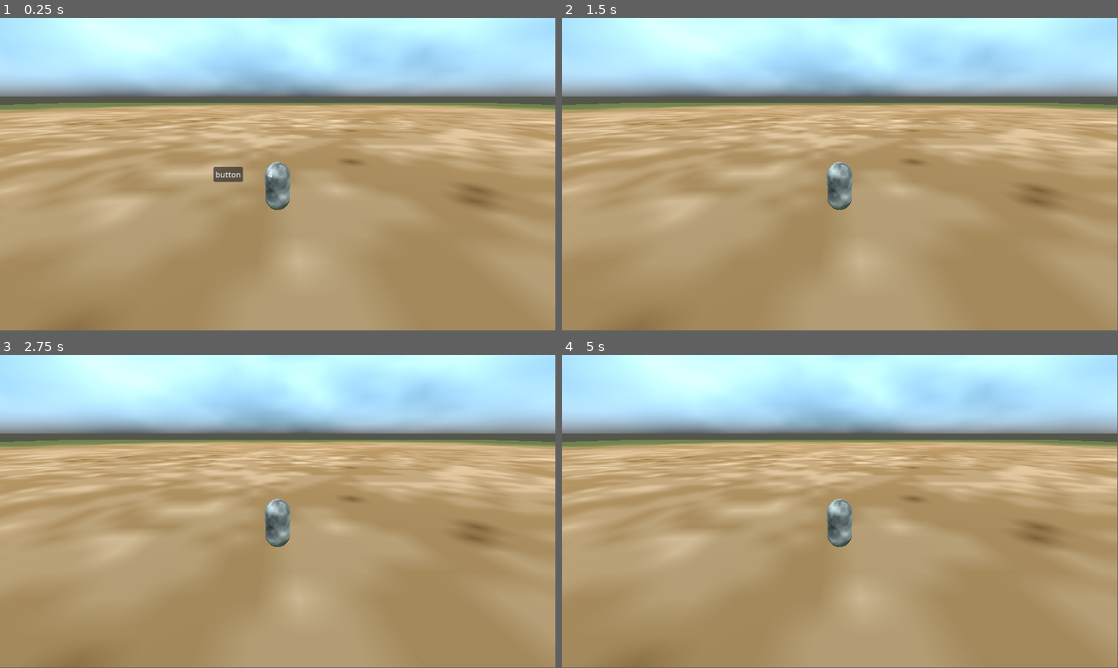
Above: before the commit, frames 1-4 (two rows, left to right).
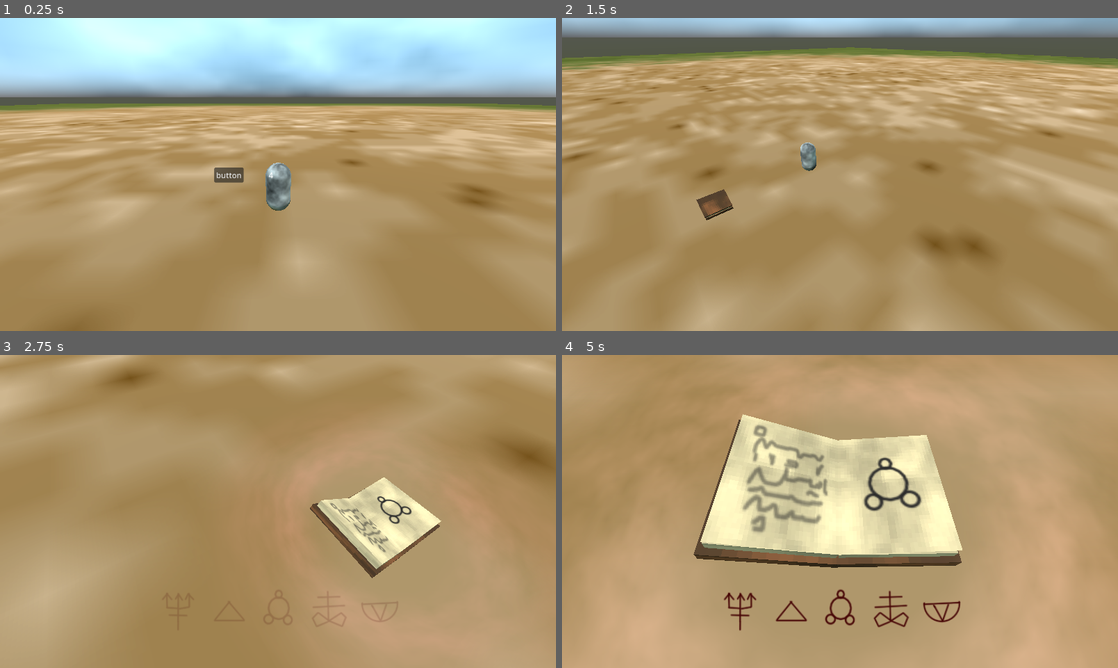
Above: after the commit, the same moments.

Repository: ludovino/BuiltToScale2024
Game: Godot game, scene res://battle/battle_scene.tscn
The game is run twice, just before and just after one commit, with the same random seed, the same clock (stepped at 60 frames per second) and the same inputs.
Inputs:
- Up to frame 1 (0.25 s): no input
- Up to frame 2 (1.5 s): click "button" at 0.5 s; tap Enter (ui_accept) at 1.25, 1.35 s; hold Right (ui_right) from 1.28 s (still down)
- Up to frame 3 (2.75 s): tap Enter (ui_accept) at 1.52, 1.82, 2.1, 2.27, 2.57 s; release Right (ui_right) at 2.03 s; hold Left (ui_left) from 2.03 s (still down)
- Up to frame 4 (5 s): release Left (ui_left) at 2.78 s; hold Right (ui_right) 2.78-4.28 s; tap Enter (ui_accept) at 2.85, 3.6, 3.77, 4.07, 4.35, 4.52, 4.82 s; hold Left (ui_left) from 4.28 s (still down)
In our replay, the window is 799x449 before the commit and 800x450 after it. These sizes can differ from the game's own. Grey fills any space a smaller window leaves; there, only what the larger window draws over its background counts as a difference.

The runs differ from the first frame. In frame 1, 2.9% of the frame differs, in the area x 0-100%, y 0-100%; in frame 2, 55%; in frame 3, 58%; in frame 4, 66%.

Commit message:
rune book working

Diff:
--- a/battle/battle_scene.tscn
+++ b/battle/battle_scene.tscn
@@ -1,8 +1,9 @@
-[gd_scene load_steps=15 format=3 uid="uid://yavtuvbed3fv"]
+[gd_scene load_steps=16 format=3 uid="uid://yavtuvbed3fv"]
 
 [ext_resource type="Script" path="res://global_scripts/battle.gd" id="1_gisox"]
 [ext_resource type="PackedScene" uid="uid://dndy3wxgd4f41" path="res://example/push_the_button.tscn" id="2_rpkcf"]
 [ext_resource type="Texture2D" uid="uid://ymeav3v4k8rf" path="res://battle/textures/grasstemp.png" id="3_6htwh"]
+[ext_resource type="PackedScene" uid="uid://c4d183i5t76i2" path="res://rune_book/scenes/rune_book.tscn" id="4_gm582"]
 
 [sub_resource type="FastNoiseLite" id="FastNoiseLite_cpqc4"]
 noise_type = 5
@@ -51,6 +52,8 @@
 
 [sub_resource type="StandardMaterial3D" id="StandardMaterial3D_iel6c"]
 albedo_texture = ExtResource("3_6htwh")
+metallic_specular = 0.0
+distance_fade_max_distance = 11.45
 
 [sub_resource type="PlaneMesh" id="PlaneMesh_tk1tq"]
 material = SubResource("StandardMaterial3D_iel6c")
@@ -58,7 +61,7 @@
 
 [node name="Battle" type="Node3D"]
 script = ExtResource("1_gisox")
-minigame_scenes = Array[PackedScene]([ExtResource("2_rpkcf")])
+minigame_scenes = Array[PackedScene]([ExtResource("2_rpkcf"), ExtResource("4_gm582")])
 
 [node name="MeshInstance3D" type="MeshInstance3D" parent="."]
 transform = Transform3D(1, 0, 0, 0, 1, 0, 0, 0, 1, 0, 1, 0)
--- a/project.godot
+++ b/project.godot
@@ -19,6 +19,10 @@
 
 gdscript/warnings/untyped_declaration=1
 
+[display]
+
+window/stretch/mode="viewport"
+
 [rendering]
 
 renderer/rendering_method="gl_compatibility"
--- /dev/null
+++ b/rune_book/materials/page_material.tres
@@ -0,0 +1,20 @@
+[gd_resource type="StandardMaterial3D" load_steps=4 format=3 uid="uid://ccmioh5nfsc2n"]
+
+[sub_resource type="Gradient" id="Gradient_pd0pq"]
+colors = PackedColorArray(0.91, 0.78624, 0.6006, 1, 0.6, 0.5184, 0.396, 1)
+
+[sub_resource type="FastNoiseLite" id="FastNoiseLite_j5oms"]
+frequency = 0.0447
+
+[sub_resource type="NoiseTexture2D" id="NoiseTexture2D_ny00i"]
+width = 32
+height = 32
+seamless = true
+color_ramp = SubResource("Gradient_pd0pq")
+noise = SubResource("FastNoiseLite_j5oms")
+
+[resource]
+cull_mode = 2
+albedo_texture = SubResource("NoiseTexture2D_ny00i")
+metallic_specular = 0.0
+texture_filter = 0
--- /dev/null
+++ b/rune_book/page.gd
@@ -0,0 +1,8 @@
+class_name Page
+extends Node3D
+
+
+@onready var rune_sprite := $PageMesh/Rune
+
+func set_rune(rune: Rune) -> void:
+	rune_sprite.texture = rune.texture
--- /dev/null
+++ b/rune_book/resources/bident.tres
@@ -0,0 +1,9 @@
+[gd_resource type="Resource" script_class="Rune" load_steps=3 format=3 uid="uid://dnll1dncrly5h"]
+
+[ext_resource type="Script" path="res://rune_book/rune.gd" id="1_lx0j4"]
+[ext_resource type="Texture2D" uid="uid://d133oq0e7688x" path="res://rune_book/textures/bident.png" id="2_dbg6v"]
+
+[resource]
+script = ExtResource("1_lx0j4")
+texture = ExtResource("2_dbg6v")
+id = 0
--- /dev/null
+++ b/rune_book/resources/bismuth.tres
@@ -0,0 +1,9 @@
+[gd_resource type="Resource" script_class="Rune" load_steps=3 format=3 uid="uid://c6c13x3h2ilon"]
+
+[ext_resource type="Script" path="res://rune_book/rune.gd" id="1_uarmf"]
+[ext_resource type="Texture2D" uid="uid://btyv46vceehsa" path="res://rune_book/textures/bismuth.png" id="2_2p0ii"]
+
+[resource]
+script = ExtResource("1_uarmf")
+texture = ExtResource("2_2p0ii")
+id = 1
--- /dev/null
+++ b/rune_book/resources/brimstone.tres
@@ -0,0 +1,9 @@
+[gd_resource type="Resource" script_class="Rune" load_steps=3 format=3 uid="uid://wmex7uw4sa1k"]
+
+[ext_resource type="Script" path="res://rune_book/rune.gd" id="1_rca24"]
+[ext_resource type="Texture2D" uid="uid://cg5fp1hxvcs2" path="res://rune_book/textures/brimstone.png" id="2_f4q8u"]
+
+[resource]
+script = ExtResource("1_rca24")
+texture = ExtResource("2_f4q8u")
+id = 2
--- /dev/null
+++ b/rune_book/resources/crucible.tres
@@ -0,0 +1,9 @@
+[gd_resource type="Resource" script_class="Rune" load_steps=3 format=3 uid="uid://c5q8la20qtwnl"]
+
+[ext_resource type="Script" path="res://rune_book/rune.gd" id="1_ln11s"]
+[ext_resource type="Texture2D" uid="uid://bdto7q7gjmnka" path="res://rune_book/textures/crucible.png" id="2_whjbf"]
+
+[resource]
+script = ExtResource("1_ln11s")
+texture = ExtResource("2_whjbf")
+id = 3
--- /dev/null
+++ b/rune_book/resources/fire.tres
@@ -0,0 +1,9 @@
+[gd_resource type="Resource" script_class="Rune" load_steps=3 format=3 uid="uid://cnu032exj670a"]
+
+[ext_resource type="Script" path="res://rune_book/rune.gd" id="1_w4jfm"]
+[ext_resource type="Texture2D" uid="uid://bc82bki187fvg" path="res://rune_book/textures/fire.png" id="2_q3bo8"]
+
+[resource]
+script = ExtResource("1_w4jfm")
+texture = ExtResource("2_q3bo8")
+id = 4
--- /dev/null
+++ b/rune_book/resources/flame_shader.tres
@@ -0,0 +1,36 @@
+[gd_resource type="Shader" format=3 uid="uid://c2d0sajhsiy0r"]
+
+[resource]
+code = "// NOTE: Shader automatically converted from Godot Engine 4.3.stable's StandardMaterial3D.
+
+shader_type spatial;
+render_mode blend_mix, depth_draw_opaque, cull_disabled, diffuse_burley, specular_schlick_ggx;
+
+uniform vec4 albedo : source_color;
+
+uniform sampler2D texture_gradient: source_color, filter_linear_mipmap, repeat_enable;
+uniform sampler2D texture_noise : source_color, filter_linear_mipmap, repeat_enable;
+uniform float point_size : hint_range(0.1, 128.0, 0.1);
+uniform float time_scale : hint_range(0.1, 1.0, 0.1);
+uniform vec3 uv1_scale;
+uniform vec3 uv1_offset;
+uniform vec3 uv2_scale;
+uniform vec3 uv2_offset;
+
+void vertex() {
+	UV = UV * uv1_scale.xy + uv1_offset.xy;
+}
+
+void fragment() {
+	vec2 base_uv = UV + TIME * time_scale;
+	float noise_tex = texture(texture_noise, base_uv).r;
+	float grad_tex = texture(texture_gradient, UV).r;
+	ALBEDO = albedo.rgb;
+	ALPHA = noise_tex * grad_tex * albedo.a;
+	METALLIC = 0.0;
+	SPECULAR = 0.0;
+
+	vec4 roughness_texture_channel = vec4(1.0, 0.0, 0.0, 0.0);
+	ROUGHNESS = 1.0;
+}
+"
--- /dev/null
+++ b/rune_book/resources/phlogiston.tres
@@ -0,0 +1,9 @@
+[gd_resource type="Resource" script_class="Rune" load_steps=3 format=3 uid="uid://dh6tl0b303n1u"]
+
+[ext_resource type="Script" path="res://rune_book/rune.gd" id="1_tai80"]
+[ext_resource type="Texture2D" uid="uid://y42gd68y7nds" path="res://rune_book/textures/phlogiston.png" id="2_ep02m"]
+
+[resource]
+script = ExtResource("1_tai80")
+texture = ExtResource("2_ep02m")
+id = 5
--- /dev/null
+++ b/rune_book/resources/silver.tres
@@ -0,0 +1,9 @@
+[gd_resource type="Resource" script_class="Rune" load_steps=3 format=3 uid="uid://uiurst1rs53i"]
+
+[ext_resource type="Script" path="res://rune_book/rune.gd" id="1_n6r3x"]
+[ext_resource type="Texture2D" uid="uid://bkjjj33ikgd2b" path="res://rune_book/textures/silver.png" id="2_7ge80"]
+
+[resource]
+script = ExtResource("1_n6r3x")
+texture = ExtResource("2_7ge80")
+id = 6
--- /dev/null
+++ b/rune_book/rune.gd
@@ -0,0 +1,5 @@
+class_name Rune
+extends Resource
+
+@export var texture : Texture2D
+@export var id : int
--- /dev/null
+++ b/rune_book/rune_book.gd
@@ -0,0 +1,104 @@
+class_name RuneBook
+extends Minigame
+
+@export var runes: Array[Rune]
+@export var page_scene: PackedScene
+@export var desired_ui: Array[TextureRect]
+@export var deactivated_color: Color
+@export var activated_color: Color
+@onready var page_parent := $Book/BackCover
+@export var can_play = false
+
+var pages: Array[Page] = []
+var desired: Array[int] = []
+var current_page = 0
+var desired_index = 0
+
+# Called when the node enters the scene tree for the first time.
+func _ready() -> void:
+	current_page = 0
+	pages.clear()
+	desired.clear()
+	desired_index = 0
+	runes.shuffle()
+	for rune in runes:
+		var page = page_scene.instantiate() as Page
+		pages.append(page)
+		page_parent.add_child(page)
+		page.set_rune(rune)
+		page.visible = false
+	pages[0].visible = true
+
+	for i in range(5):
+		var rand_idx = randi_range(0, runes.size() - 1)
+		desired.append(rand_idx)
+		desired_ui[i].texture = runes[rand_idx].texture
+
+	reset_desired()
+
+func _process(delta: float) -> void:
+	if not can_play:
+		return
+	if Input.is_action_just_pressed("ui_left"):
+		prev_page()
+	if Input.is_action_just_pressed("ui_right"):
+		next_page()
+	if Input.is_action_just_pressed("ui_accept"):
+		activate()
+
+func next_page() -> void:
+	if current_page >= runes.size() - 1:
+		return
+	var tween = get_tree().create_tween()
+	var current = pages[current_page]
+
+	tween.tween_property(current, "rotation:z", deg_to_rad(-150.0), 0.3)
+	var prev: Page
+
+	if current_page >= 1:
+		prev = pages[current_page - 1]
+		tween.parallel()
+		tween.tween_interval(0.29)
+		tween.tween_callback(_hide_page.bind(prev))
+
+	current_page += 1
+	pages[current_page].visible = true
+	print(current_page)
+
+func prev_page() -> void:
+	if current_page <= 0:
+		return
+	var next = pages[current_page]
+	var current = pages[current_page - 1]
+	var prev: Page
+	if current_page > 1:
+		prev = pages[current_page - 2]
+		prev.visible = true
+	var tween = get_tree().create_tween()
+	tween.tween_property(current, "rotation:z", 0.0, 0.3)
+
+	var hideTween = get_tree().create_tween()
+	hideTween.tween_interval(0.29)
+	hideTween.tween_callback(_hide_page.bind(next))
+
+	current_page -= 1
+	print(current_page)
+
+func activate() -> void:
+	print(current_page)
+	if current_page != desired[desired_index]:
+		reset_desired()
+		desired_index = 0
+		return
+	if current_page == desired[desired_index]:
+		desired_ui[desired_index].modulate = activated_color
+	if desired_index == desired.size() - 1:
+		succeeded.emit()
+	desired_index += 1
+
+func reset_desired():
+	for rect in desired_ui:
+		rect.modulate = deactivated_color
+
+func _hide_page(page: Page) -> void:
+	page.visible = false
--- /dev/null
+++ b/rune_book/scenes/page.tscn
@@ -0,0 +1,36 @@
+[gd_scene load_steps=6 format=3 uid="uid://soc1hdsdd18s"]
+
+[ext_resource type="Script" path="res://rune_book/page.gd" id="1_pfngr"]
+[ext_resource type="Material" uid="uid://ccmioh5nfsc2n" path="res://rune_book/materials/page_material.tres" id="2_vye4o"]
+[ext_resource type="Texture2D" uid="uid://cg5fp1hxvcs2" path="res://rune_book/textures/brimstone.png" id="3_wohiu"]
+[ext_resource type="Texture2D" uid="uid://c1bnjg3fo2s75" path="res://rune_book/textures/scribbles.png" id="4_fyjb8"]
+
+[sub_resource type="QuadMesh" id="QuadMesh_2ox7u"]
+material = ExtResource("2_vye4o")
+size = Vector2(0.9, 1.2)
+subdivide_width = 2
+subdivide_depth = 2
+orientation = 1
+
+[node name="Page" type="Node3D"]
+transform = Transform3D(0.998064, 0.0621983, 0, -0.0621983, 0.998064, 0, 0, 0, 1, 0.448229, 0.134736, 0)
+script = ExtResource("1_pfngr")
+
+[node name="PageMesh" type="MeshInstance3D" parent="."]
+transform = Transform3D(1, 0, 0, 0, 1, 0, 0, 0, 1, -0.448229, 0, 0)
+mesh = SubResource("QuadMesh_2ox7u")
+skeleton = NodePath("../..")
+
+[node name="Rune" type="Sprite3D" parent="PageMesh"]
+transform = Transform3D(1.2, 0, 0, 0, 1.2, 0, 0, 0, 1.2, 0, 0.00127277, 0)
+flip_v = true
+modulate = Color(0.171039, 0.171039, 0.171039, 1)
+axis = 1
+texture = ExtResource("3_wohiu")
+
+[node name="PageBack" type="Sprite3D" parent="PageMesh"]
+transform = Transform3D(1.2, 0, 0, 0, 1.2, 0, 0, 0, 1.7, 0, -0.00474873, 0)
+flip_v = true
+modulate = Color(0.17, 0.17, 0.17, 0.498039)
+axis = 1
+texture = ExtResource("4_fyjb8")
--- /dev/null
+++ b/rune_book/scenes/rune_book.tscn
@@ -0,0 +1,338 @@
+[gd_scene load_steps=33 format=3 uid="uid://c4d183i5t76i2"]
+
+[ext_resource type="Script" path="res://rune_book/rune_book.gd" id="1_vep1a"]
+[ext_resource type="Script" path="res://rune_book/rune.gd" id="2_1k8ss"]
+[ext_resource type="Resource" uid="uid://dnll1dncrly5h" path="res://rune_book/resources/bident.tres" id="3_jsj61"]
+[ext_resource type="Resource" uid="uid://c6c13x3h2ilon" path="res://rune_book/resources/bismuth.tres" id="4_j4ktq"]
+[ext_resource type="Resource" uid="uid://wmex7uw4sa1k" path="res://rune_book/resources/brimstone.tres" id="5_t4wti"]
+[ext_resource type="Resource" uid="uid://c5q8la20qtwnl" path="res://rune_book/resources/crucible.tres" id="6_3h36n"]
+[ext_resource type="Resource" uid="uid://cnu032exj670a" path="res://rune_book/resources/fire.tres" id="7_nwl4n"]
+[ext_resource type="Resource" uid="uid://dh6tl0b303n1u" path="res://rune_book/resources/phlogiston.tres" id="8_gltcr"]
+[ext_resource type="Resource" uid="uid://uiurst1rs53i" path="res://rune_book/resources/silver.tres" id="9_8fhd1"]
+[ext_resource type="Texture2D" uid="uid://d133oq0e7688x" path="res://rune_book/textures/bident.png" id="10_5nxli"]
+[ext_resource type="PackedScene" uid="uid://soc1hdsdd18s" path="res://rune_book/scenes/page.tscn" id="10_cumjc"]
+[ext_resource type="Texture2D" uid="uid://cg5fp1hxvcs2" path="res://rune_book/textures/brimstone.png" id="11_pqii8"]
+[ext_resource type="Texture2D" uid="uid://bdto7q7gjmnka" path="res://rune_book/textures/crucible.png" id="12_tv28g"]
+[ext_resource type="Texture2D" uid="uid://bc82bki187fvg" path="res://rune_book/textures/fire.png" id="13_4chb2"]
+[ext_resource type="Texture2D" uid="uid://y42gd68y7nds" path="res://rune_book/textures/phlogiston.png" id="14_6xija"]
+[ext_resource type="Material" uid="uid://ccmioh5nfsc2n" path="res://rune_book/materials/page_material.tres" id="15_kyniu"]
+[ext_resource type="Shader" uid="uid://c2d0sajhsiy0r" path="res://rune_book/resources/flame_shader.tres" id="17_6idph"]
+
+[sub_resource type="Gradient" id="Gradient_yask8"]
+offsets = PackedFloat32Array(0.107143, 0.761905, 1)
+colors = PackedColorArray(0, 0, 0, 1, 1, 1, 1, 1, 0, 0, 0, 1)
+
+[sub_resource type="GradientTexture2D" id="GradientTexture2D_5gcde"]
+gradient = SubResource("Gradient_yask8")
+fill_to = Vector2(0, 0.489474)
+
+[sub_resource type="FastNoiseLite" id="FastNoiseLite_3apjx"]
+noise_type = 0
+frequency = 0.0271
+fractal_octaves = 3
+fractal_lacunarity = 5.0
+
+[sub_resource type="NoiseTexture2D" id="NoiseTexture2D_swkv3"]
+width = 128
+height = 128
+seamless = true
+noise = SubResource("FastNoiseLite_3apjx")
+
+[sub_resource type="ShaderMaterial" id="ShaderMaterial_ovc44"]
+render_priority = 0
+shader = ExtResource("17_6idph")
+shader_parameter/albedo = Color(1, 0.44, 0.44, 1)
+shader_parameter/point_size = 1.0
+shader_parameter/time_scale = 0.1
+shader_parameter/uv1_scale = Vector3(1, 1, 1)
+shader_parameter/uv1_offset = Vector3(0, 0, 0)
+shader_parameter/uv2_scale = Vector3(1, 1, 1)
+shader_parameter/uv2_offset = Vector3(0, 0, 0)
+shader_parameter/texture_gradient = SubResource("GradientTexture2D_5gcde")
+shader_parameter/texture_noise = SubResource("NoiseTexture2D_swkv3")
+
+[sub_resource type="CylinderMesh" id="CylinderMesh_qg6dg"]
+material = SubResource("ShaderMaterial_ovc44")
+top_radius = 3.0
+bottom_radius = 1.0
+height = 1.0
+radial_segments = 16
+cap_top = false
+cap_bottom = false
+
+[sub_resource type="Gradient" id="Gradient_ol145"]
+offsets = PackedFloat32Array(0, 0.595238, 1)
+colors = PackedColorArray(0.592157, 0.345098, 0.207843, 1, 0.31, 0.20956, 0.1426, 1, 0.27, 0.18576, 0.1404, 1)
+
+[sub_resource type="FastNoiseLite" id="FastNoiseLite_l1jhr"]
+frequency = 0.0447
+
+[sub_resource type="NoiseTexture2D" id="NoiseTexture2D_s1pyt"]
+width = 32
+height = 32
+seamless = true
+color_ramp = SubResource("Gradient_ol145")
+noise = SubResource("FastNoiseLite_l1jhr")
+
+[sub_resource type="StandardMaterial3D" id="StandardMaterial3D_44dbe"]
+albedo_texture = SubResource("NoiseTexture2D_s1pyt")
+metallic_specular = 0.0
+texture_filter = 0
+
+[sub_resource type="BoxMesh" id="BoxMesh_hkhim"]
+material = SubResource("StandardMaterial3D_44dbe")
+size = Vector3(1, 0.1, 1.3)
+
+[sub_resource type="BoxMesh" id="BoxMesh_eor6s"]
+material = ExtResource("15_kyniu")
+size = Vector3(0.9, 0.1, 1.2)
+
+[sub_resource type="Animation" id="Animation_ag706"]
+resource_name = "intro"
+length = 3.0
+tracks/0/type = "value"
+tracks/0/imported = false
+tracks/0/enabled = true
+tracks/0/path = NodePath("Camera3D:position")
+tracks/0/interp = 1
+tracks/0/loop_wrap = true
+tracks/0/keys = {
+"times": PackedFloat32Array(0.6, 3),
+"transitions": PackedFloat32Array(-2, 1),
+"update": 0,
+"values": [Vector3(10.6418, 7.80265, 6.40029), Vector3(0.44524, 1.69461, 4.85705)]
+}
+tracks/1/type = "value"
+tracks/1/imported = false
+tracks/1/enabled = true
+tracks/1/path = NodePath("Camera3D:rotation")
+tracks/1/interp = 1
+tracks/1/loop_wrap = true
+tracks/1/keys = {
+"times": PackedFloat32Array(0.6, 3),
+"transitions": PackedFloat32Array(-2, 1),
+"update": 0,
+"values": [Vector3(-0.574176, 0.748719, 0), Vector3(-1.0716, 3.12673, 0)]
+}
+tracks/2/type = "value"
+tracks/2/imported = false
+tracks/2/enabled = true
+tracks/2/path = NodePath("CenterContainer:modulate")
+tracks/2/interp = 1
+tracks/2/loop_wrap = true
+tracks/2/keys = {
+"times": PackedFloat32Array(0.6, 2, 3),
+"transitions": PackedFloat32Array(1, 1, 1),
+"update": 0,
+"values": [Color(1, 1, 1, 0), Color(1, 1, 1, 0), Color(1, 1, 1, 1)]
+}
+tracks/3/type = "value"
+tracks/3/imported = false
+tracks/3/enabled = true
+tracks/3/path = NodePath("Glow:mesh:material:shader_parameter/albedo")
+tracks/3/interp = 1
+tracks/3/loop_wrap = true
+tracks/3/keys = {
+"times": PackedFloat32Array(0.6, 1, 3),
+"transitions": PackedFloat32Array(1, 1, 1),
+"update": 0,
+"values": [Color(0.4, 0, 0.0666668, 0), Color(1, 0.44, 0.44, 0), Color(0.99642, 0.608395, 0.490687, 0.619608)]
+}
+tracks/4/type = "value"
+tracks/4/imported = false
+tracks/4/enabled = true
+tracks/4/path = NodePath("Book/BackCover/FrontCoverPivot:rotation")
+tracks/4/interp = 1
+tracks/4/loop_wrap = true
+tracks/4/keys = {
+"times": PackedFloat32Array(0.6, 2.3),
+"transitions": PackedFloat32Array(1, 1),
+"update": 0,
+"values": [Vector3(0, 0, -0.0767945), Vector3(0, 0, -2.81265)]
+}
+tracks/5/type = "value"
+tracks/5/imported = false
+tracks/5/enabled = true
+tracks/5/path = NodePath(".:can_play")
+tracks/5/interp = 1
+tracks/5/loop_wrap = true
+tracks/5/keys = {
+"times": PackedFloat32Array(0.6, 3),
+"transitions": PackedFloat32Array(1, 1),
+"update": 1,
+"values": [false, true]
+}
+
+[sub_resource type="Animation" id="Animation_0l1dq"]
+length = 0.001
+tracks/0/type = "value"
+tracks/0/imported = false
+tracks/0/enabled = true
+tracks/0/path = NodePath("Camera3D:position")
+tracks/0/interp = 1
+tracks/0/loop_wrap = true
+tracks/0/keys = {
+"times": PackedFloat32Array(0),
+"transitions": PackedFloat32Array(1),
+"update": 0,
+"values": [Vector3(10.6418, 7.80265, 6.40029)]
+}
+tracks/1/type = "value"
+tracks/1/imported = false
+tracks/1/enabled = true
+tracks/1/path = NodePath("Camera3D:rotation")
+tracks/1/interp = 1
+tracks/1/loop_wrap = true
+tracks/1/keys = {
+"times": PackedFloat32Array(0),
+"transitions": PackedFloat32Array(1),
+"update": 0,
+"values": [Vector3(-0.574176, 0.748719, 0)]
+}
+tracks/2/type = "value"
+tracks/2/imported = false
+tracks/2/enabled = true
+tracks/2/path = NodePath("CenterContainer:modulate")
+tracks/2/interp = 1
+tracks/2/loop_wrap = true
+tracks/2/keys = {
+"times": PackedFloat32Array(0),
+"transitions": PackedFloat32Array(1),
+"update": 0,
+"values": [Color(1, 1, 1, 0)]
+}
+tracks/3/type = "value"
+tracks/3/imported = false
+tracks/3/enabled = true
+tracks/3/path = NodePath("Glow:mesh:material:shader_parameter/albedo")
+tracks/3/interp = 1
+tracks/3/loop_wrap = true
+tracks/3/keys = {
+"times": PackedFloat32Array(0),
+"transitions": PackedFloat32Array(1),
+"update": 0,
+"values": [Color(1, 0.44, 0.44, 1)]
+}
+tracks/4/type = "value"
+tracks/4/imported = false
+tracks/4/enabled = true
+tracks/4/path = NodePath("Book/BackCover/FrontCoverPivot:rotation")
+tracks/4/interp = 1
+tracks/4/loop_wrap = true
+tracks/4/keys = {
+"times": PackedFloat32Array(0),
+"transitions": PackedFloat32Array(1),
+"update": 0,
+"values": [Vector3(0, 0, -2.81265)]
+}
+tracks/5/type = "value"
+tracks/5/imported = false
+tracks/5/enabled = true
+tracks/5/path = NodePath(".:can_play")
+tracks/5/interp = 1
+tracks/5/loop_wrap = true
+tracks/5/keys = {
+"times": PackedFloat32Array(0),
+"transitions": PackedFloat32Array(1),
+"update": 1,
+"values": [false]
+}
+
+[sub_resource type="AnimationLibrary" id="AnimationLibrary_ix4c3"]
+_data = {
+"RESET": SubResource("Animation_0l1dq"),
+"intro": SubResource("Animation_ag706")
+}
+
+[node name="RuneBook" type="Node3D" node_paths=PackedStringArray("desired_ui")]
+script = ExtResource("1_vep1a")
+runes = Array[ExtResource("2_1k8ss")]([ExtResource("3_jsj61"), ExtResource("4_j4ktq"), ExtResource("5_t4wti"), ExtResource("6_3h36n"), ExtResource("7_nwl4n"), ExtResource("8_gltcr"), ExtResource("9_8fhd1")])
+page_scene = ExtResource("10_cumjc")
+desired_ui = [NodePath("CenterContainer/DesiredContainer/TextureRect"), NodePath("CenterContainer/DesiredContainer/TextureRect2"), NodePath("CenterContainer/DesiredContainer/TextureRect3"), NodePath("CenterContainer/DesiredContainer/TextureRect4"), NodePath("CenterContainer/DesiredContainer/TextureRect5")]
+deactivated_color = Color(0.27, 0.0162, 0.0162, 1)
+activated_color = Color(0.76, 0.182527, 0.0228, 1)
+
+[node name="CenterContainer" type="CenterContainer" parent="."]
+modulate = Color(1, 1, 1, 0)
+custom_minimum_size = Vector2(30, 40)
+anchors_preset = 12
+anchor_top = 1.0
+anchor_right = 1.0
+anchor_bottom = 1.0
+offset_top = -190.0
+offset_bottom = -49.0
+grow_horizontal = 2
+grow_vertical = 0
+size_flags_horizontal = 3
+size_flags_vertical = 3
+
+[node name="DesiredContainer" type="HBoxContainer" parent="CenterContainer"]
+custom_minimum_size = Vector2(400, 100)
+layout_mode = 2
+
+[node name="TextureRect" type="TextureRect" parent="CenterContainer/DesiredContainer"]
+layout_mode = 2
+texture = ExtResource("10_5nxli")
+expand_mode = 2
+
+[node name="TextureRect2" type="TextureRect" parent="CenterContainer/DesiredContainer"]
+layout_mode = 2
+texture = ExtResource("11_pqii8")
+expand_mode = 2
+
+[node name="TextureRect3" type="TextureRect" parent="CenterContainer/DesiredContainer"]
+layout_mode = 2
+texture = ExtResource("12_tv28g")
+expand_mode = 2
+
+[node name="TextureRect4" type="TextureRect" parent="CenterContainer/DesiredContainer"]
+layout_mode = 2
+texture = ExtResource("13_4chb2")
+expand_mode = 2
+
+[node name="TextureRect5" type="TextureRect" parent="CenterContainer/DesiredContainer"]
+layout_mode = 2
+texture = ExtResource("14_6xija")
+expand_mode = 2
+
+[node name="Glow" type="MeshInstance3D" parent="."]
+transform = Transform3D(1, 0, 0, 0, 1, 0, 0, 0, 1, 0.443444, 0.635918, 5.79807)
+mesh = SubResource("CylinderMesh_qg6dg")
+
+[node name="Book" type="Node3D" parent="."]
+transform = Transform3D(1, 0, 0, 0, 1, 0, 0, 0, 1, 0, 0, 5.28746)
+
+[node name="BackCover" type="MeshInstance3D" parent="Book"]
+transform = Transform3D(1, 0, 0, 0, 1, 0, 0, 0, 1, 0, 0.0770763, 0.615156)
+mesh = SubResource("BoxMesh_hkhim")
+
+[node name="BackPages" type="MeshInstance3D" parent="Book/BackCover"]
+transform = Transform3D(1, 0, 0, 0, 1, 0, 0, 0, 1, 0, 0.0759972, 0)
+mesh = SubResource("BoxMesh_eor6s")
+skeleton = NodePath("../..")
+
+[node name="FrontCoverPivot" type="Node3D" parent="Book/BackCover"]
+transform = Transform3D(-0.946385, 0.323042, 0, -0.323042, -0.946385, 0, 0, 0, 1, 0.449915, 0.126124, 0.0515819)
+
+[node name="FrontCover" type="MeshInstance3D" parent="Book/BackCover/FrontCoverPivot"]
+transform = Transform3D(1, 0, 0, 0, 1, 0, 0, 0, 1, -0.448947, 0.138534, -0.0515819)
+mesh = SubResource("BoxMesh_hkhim")
+skeleton = NodePath("../../..")
+
+[node name="Pages" type="MeshInstance3D" parent="Book/BackCover/FrontCoverPivot/FrontCover"]
+transform = Transform3D(1, 0, 0, 0, 1, 0, 0, 0, 1, 0, -0.0884067, 0)
+mesh = SubResource("BoxMesh_eor6s")
+skeleton = NodePath("../../../..")
+
+[node name="Page" parent="Book/BackCover/FrontCoverPivot/FrontCover/Pages" instance=ExtResource("10_cumjc")]
+transform = Transform3D(0.999824, -0.0187441, 0, 0.0187441, 0.999824, 0, 0, 0, 1, 0.44776, -0.0588222, 0)
+
+[node name="Camera3D" type="Camera3D" parent="."]
+transform = Transform3D(0.732562, -0.369718, 0.571544, 0, 0.83964, 0.543143, -0.680701, -0.397886, 0.615088, 10.6418, 7.80265, 6.40029)
+current = true
+
+[node name="AnimationPlayer" type="AnimationPlayer" parent="."]
+libraries = {
+"": SubResource("AnimationLibrary_ix4c3")
+}
+autoplay = "intro"
Binary file added: rune_book/textures/bident.png
Not shown, added: rune_book/textures/bident.png.import
Binary file added: rune_book/textures/bismuth.png
Not shown, added: rune_book/textures/bismuth.png.import
Binary file added: rune_book/textures/brimstone.png
Not shown, added: rune_book/textures/brimstone.png.import
Binary file added: rune_book/textures/crucible.png
Not shown, added: rune_book/textures/crucible.png.import
Binary file added: rune_book/textures/fire.png
Not shown, added: rune_book/textures/fire.png.import
Binary file added: rune_book/textures/phlogiston.png
Not shown, added: rune_book/textures/phlogiston.png.import
(and 5 more such lines)
